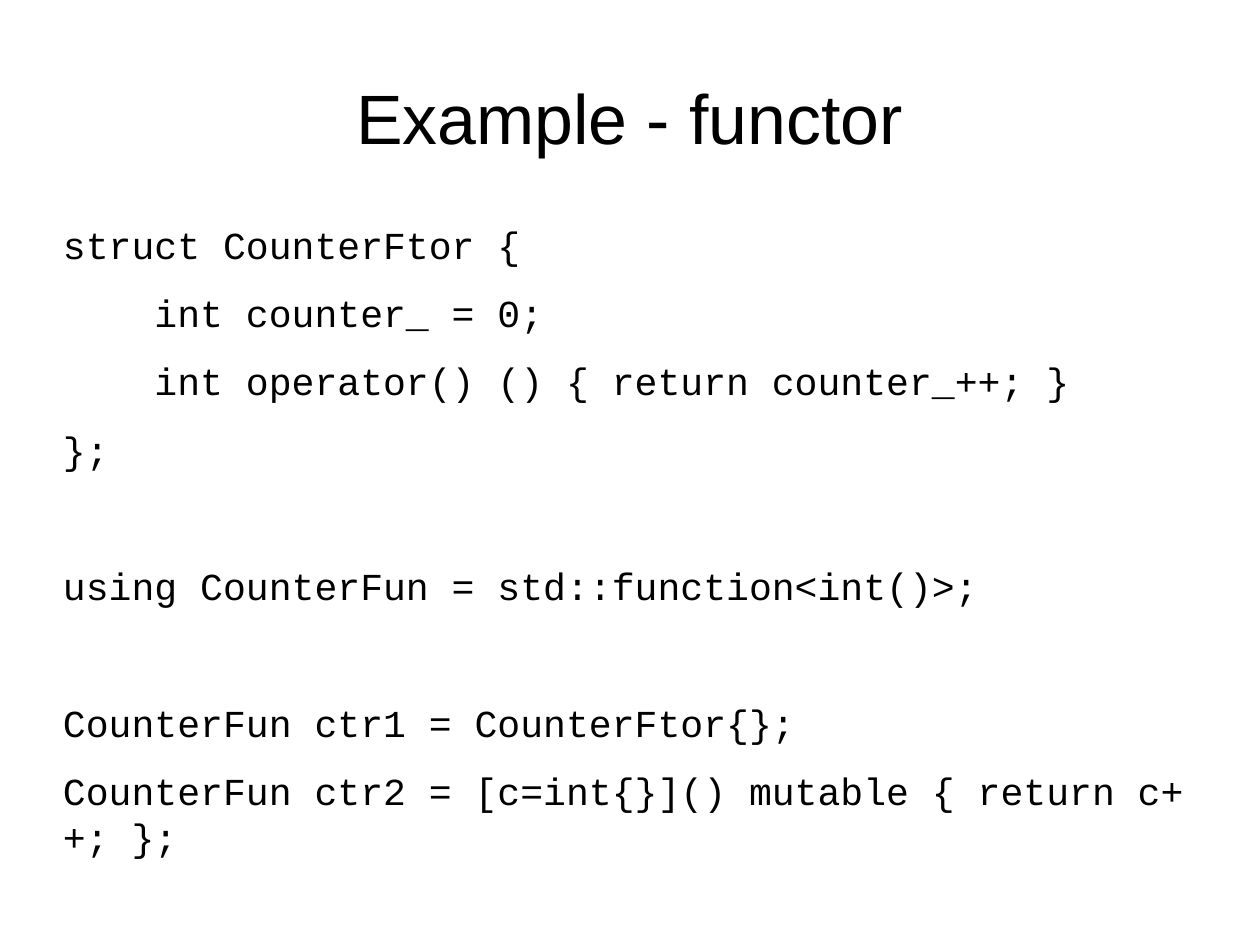
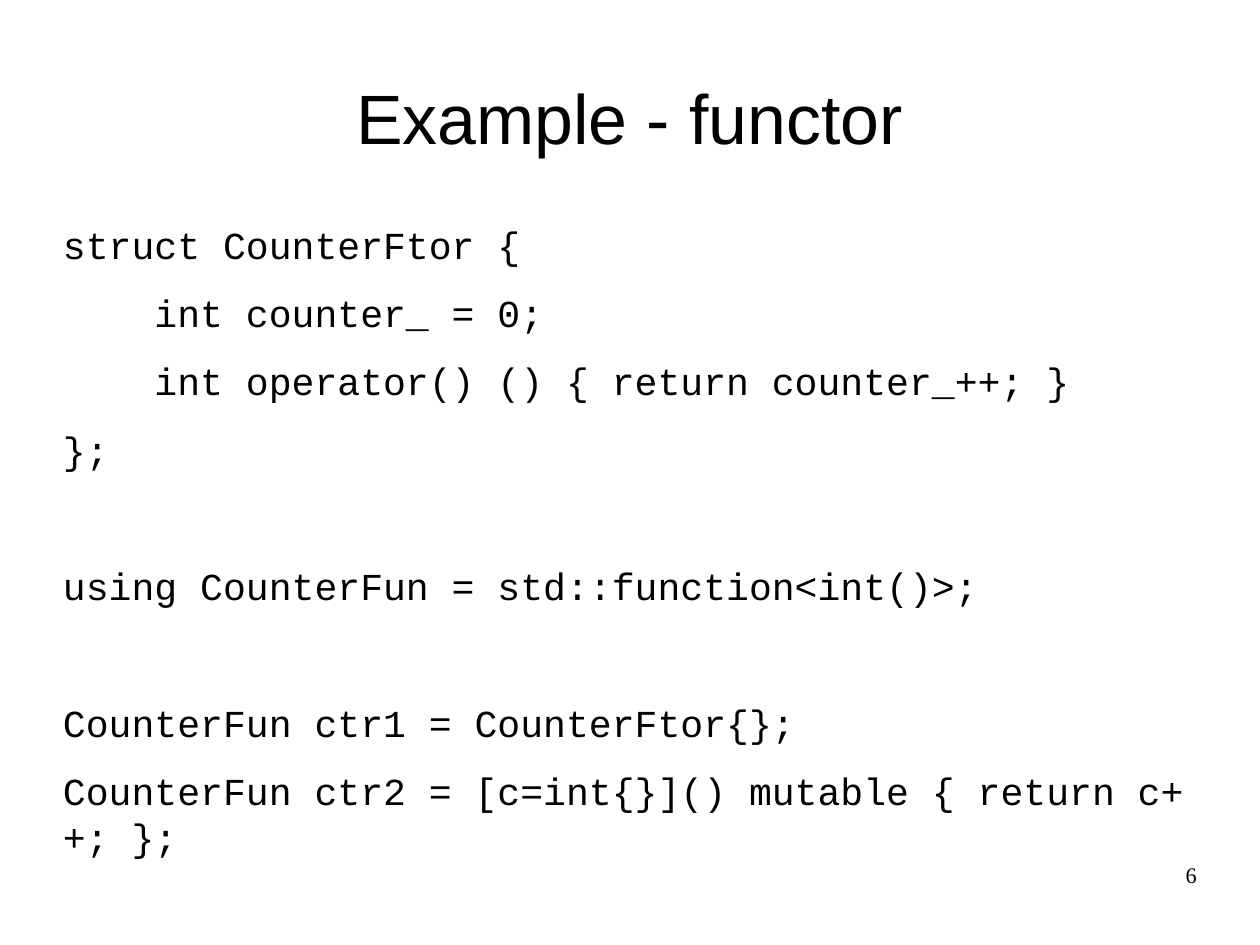
Before and after one commit to maciekgajewski/demystifying_std_function, a slide deck: slide 6 of demystifying-std-function.odp. Drawn at 1260x945 pixels with LibreOffice and Linux fonts; fonts in the diff are those of the drawing. Boxes give left, top, right and bottom in pixels: in the first picture for what was removed or moved away, otherwise in the second. Text is boxed around its words. In the diff, an @@ line names an element or a change of style, - is before the commit and + after.

```diff
--- a/demystifying-std-function.odp
+++ b/demystifying-std-function.odp
@@ page number added at <box>1186,868,1197,884</box>, 14 pt, text #000000 @@
+6
```
Also in this commit, not shown: 5 other slides changed, 11 slides added, 2 other files.
